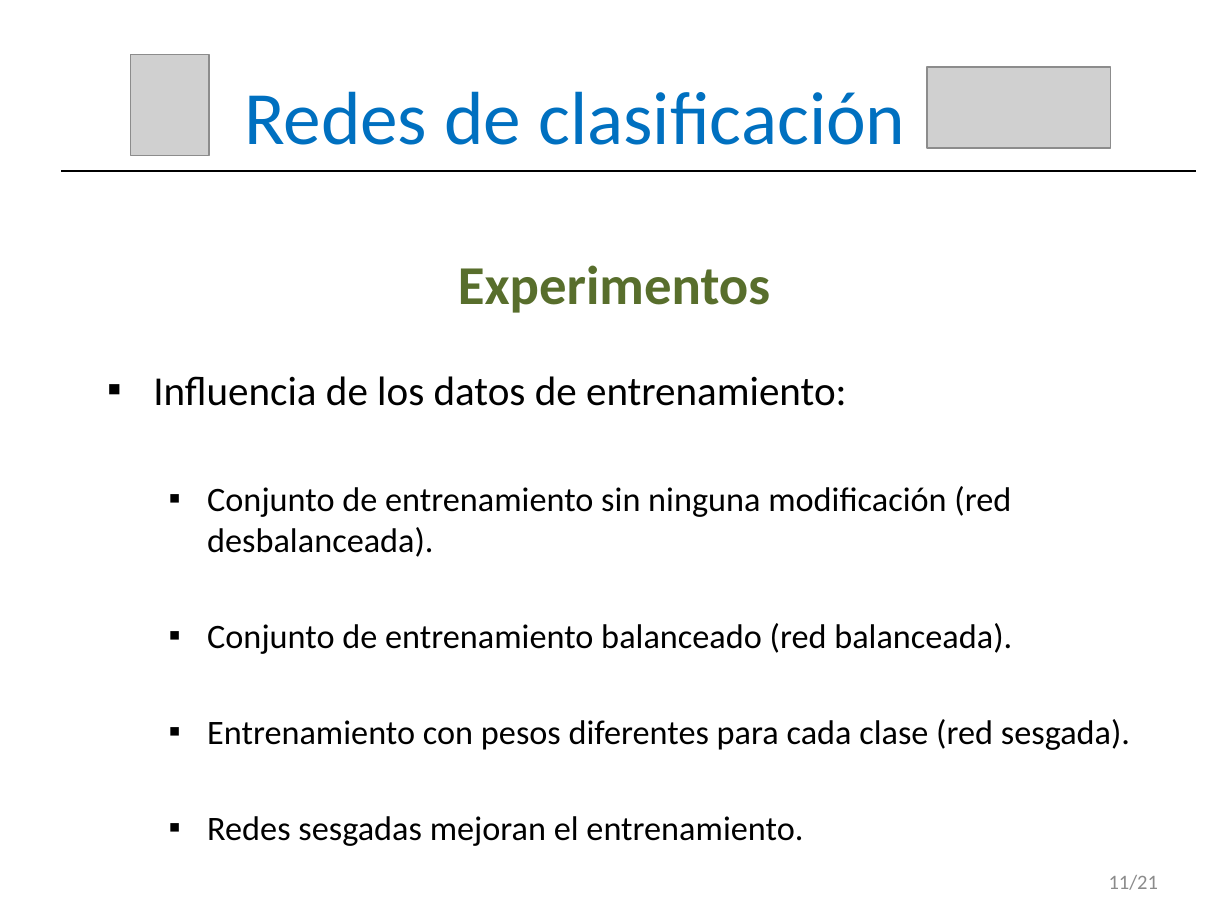
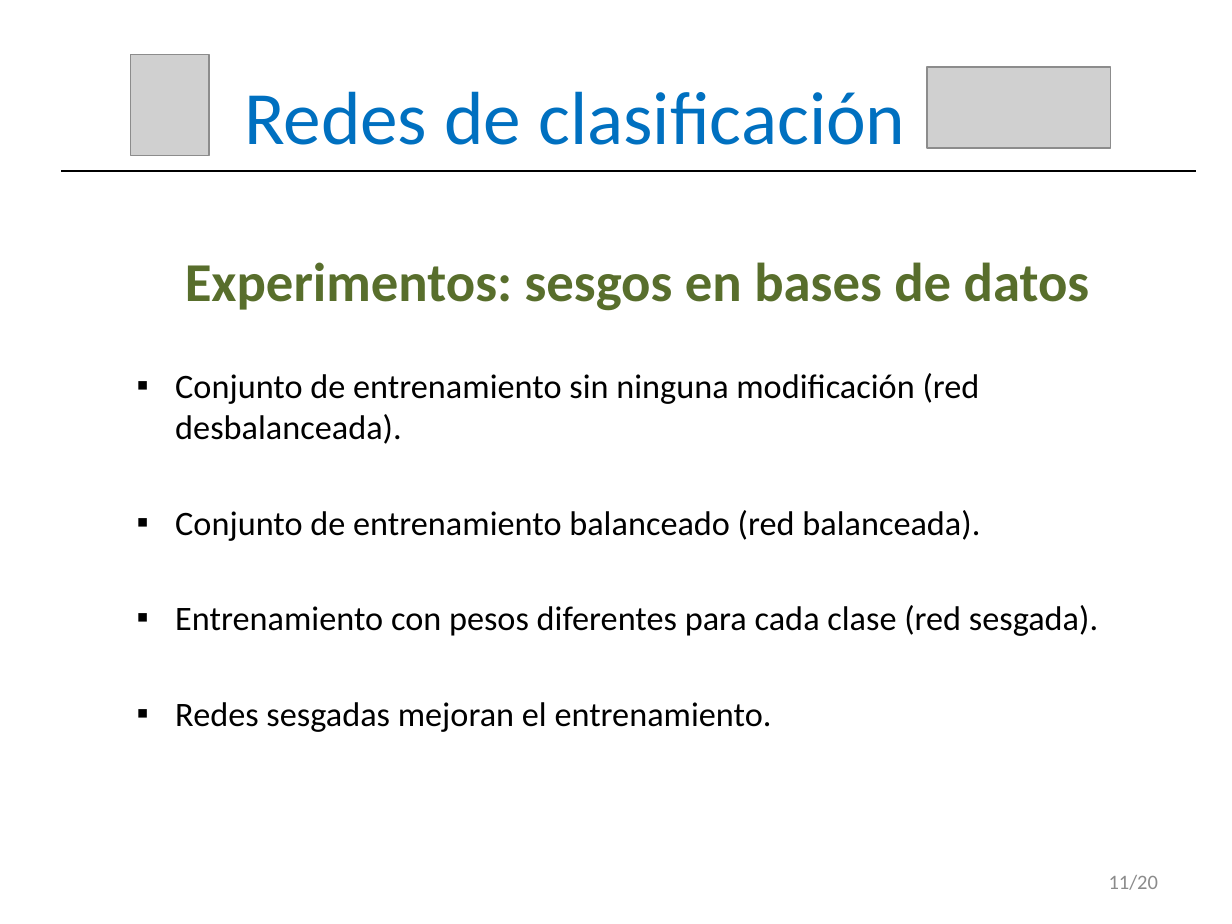
Before and after one commit to RoboticsLabURJC/2017-tfm-vanessa-fernandez, a slide deck: slide 12 of Memoria/Presentación.pptx. Drawn at 1232x924 pixels with LibreOffice and Linux fonts; fonts in the diff are those of the drawing; grey boxes stand for pictures. Boxes give left, top, right and bottom in pixels: in the first picture for what was removed or moved away, otherwise in the second. Text is boxed around its words. In the diff, an @@ line names an element or a change of style, - is before the commit and + after.

```diff
--- a/Memoria/Presentación.pptx
+++ b/Memoria/Presentación.pptx
@@ text at [185, 262, 1090, 311]: text changed @@
-Experimentos
+Experimentos: sesgos en bases de datos
@@ text "Conjunto de entrenamiento sin ninguna ...": place and size @@
-text "Conjunto de entrenamiento sin ninguna ..." at [153, 376, 1130, 846]
+text "Conjunto de entrenamiento sin ninguna ..." at [175, 373, 1098, 732]
@@ text at [153, 376, 847, 406]: paragraph removed @@
-▪ Influencia de los datos de entrenamiento:
@@ text at [1109, 875, 1158, 890]: text changed @@
-11/21
+11/20
```
Also in this commit, not shown: 19 other slides changed, 1 slide removed.
